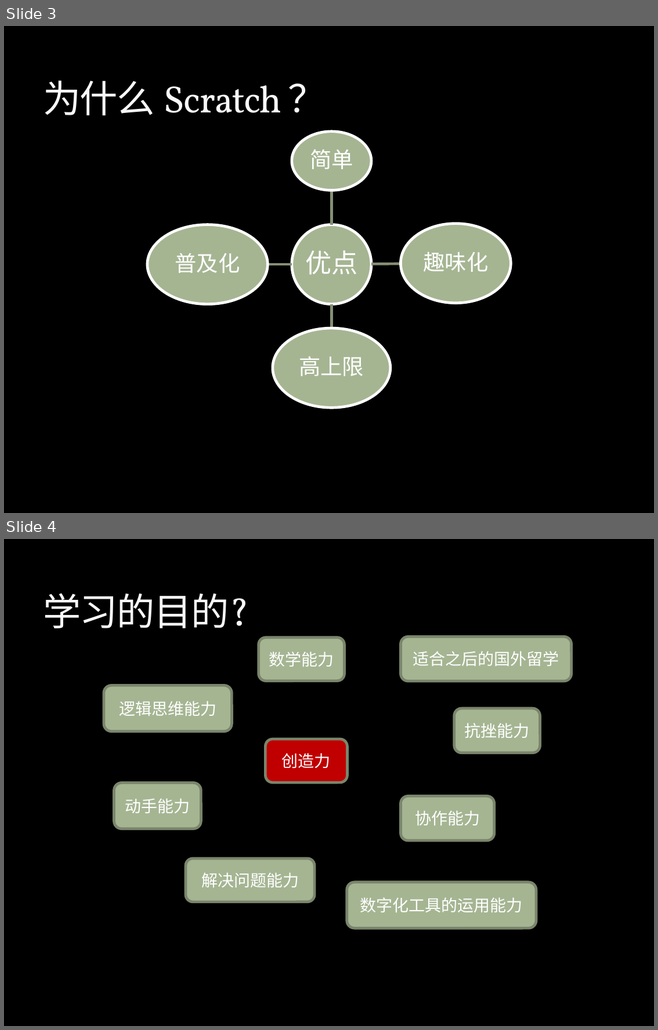
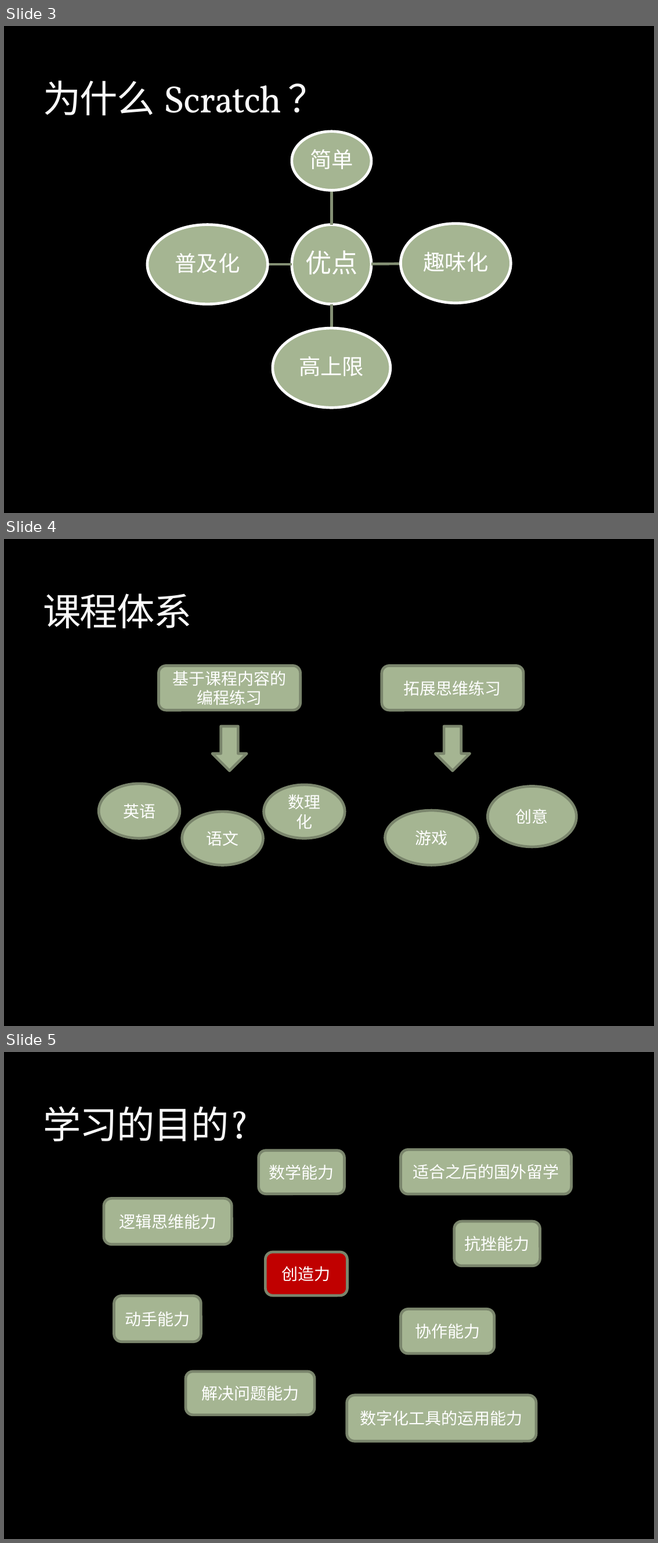
Before and after one commit to ohliming/ming-edu, a slide deck: scratch/Scratch 课程介绍.pptx. Shown one above the other, each under a label of ours: slides 3 and 4 before the commit, slides 3, 4 and 5 after it. The pictures are 658x1030 and 658x1543 pixels, drawn with LibreOffice and Linux fonts; fonts in the diff are those of the drawing; background and template pictures are left out. Boxes give left, top, right and bottom in pixels: in the first picture for what was removed or moved away, otherwise in the second. Text is boxed around its words. In the diff, an @@ line names an element or a change of style, - is before the commit and + after.

Commit message:
update 课程介绍

```diff
--- a/scratch/Scratch 课程介绍.pptx
+++ b/scratch/Scratch 课程介绍.pptx
@@ slide 4 added at (x1=4, y1=539, x2=654, y2=1026), background picture (left out) @@
@@ title added at (x1=43, y1=594, x2=192, y2=629), 42 pt, text #F9F9F9 @@
+课程体系
@@ rounded rectangle added at (x1=159, y1=665, x2=300, y2=711), fill #A5B592, outline #7A866C 3 pt, 18 pt, text #FFFFFF @@
+基于课程内容的编程练习
@@ rounded rectangle added at (x1=382, y1=665, x2=523, y2=711), fill #A5B592, outline #7A866C 3 pt, 18 pt, text #FFFFFF @@
+拓展思维练习
@@ down arrow added at (x1=212, y1=726, x2=246, y2=771), fill #A5B592, outline #7A866C 3 pt @@
@@ down arrow added at (x1=436, y1=726, x2=470, y2=771), fill #A5B592, outline #7A866C 3 pt @@
@@ ellipse added at (x1=99, y1=784, x2=180, y2=838), fill #A5B592, outline #7A866C 3 pt, 18 pt, text #FFFFFF @@
+英语
@@ ellipse added at (x1=264, y1=784, x2=345, y2=838), fill #A5B592, outline #7A866C 3 pt, 18 pt, text #FFFFFF @@
+数理化
@@ ellipse added at (x1=487, y1=787, x2=576, y2=847), fill #A5B592, outline #7A866C 3 pt, 18 pt, text #FFFFFF @@
+创意
@@ ellipse added at (x1=182, y1=812, x2=263, y2=865), fill #A5B592, outline #7A866C 3 pt, 18 pt, text #FFFFFF @@
+语文
@@ ellipse added at (x1=384, y1=810, x2=477, y2=865), fill #A5B592, outline #7A866C 3 pt, 18 pt, text #FFFFFF @@
+游戏
@@ what was slide 4 is now slide 5 @@
```
